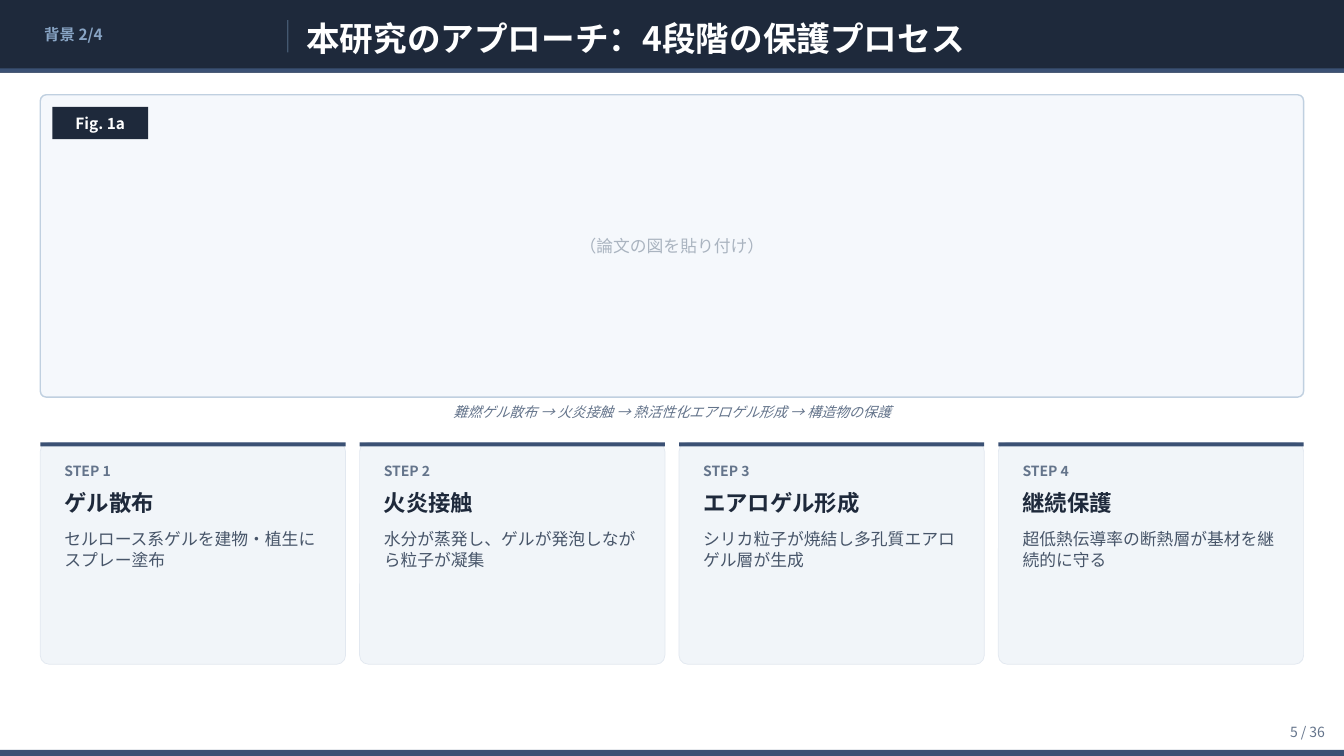
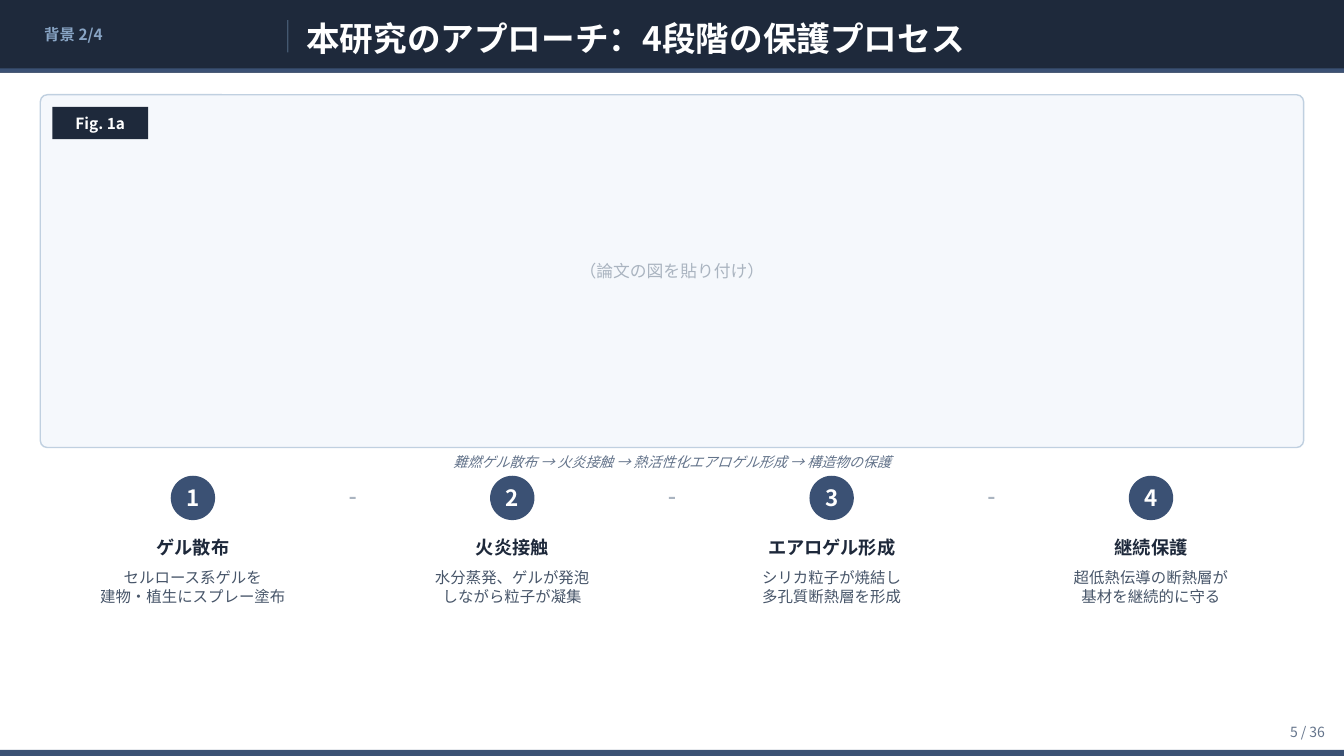
Before and after one commit to ytaisei0525-design/my-first-claude, a slide deck: slide 5 of slides.pptx. Drawn at 1344x756 pixels with LibreOffice and Linux fonts; fonts in the diff are those of the drawing. Boxes give left, top, right and bottom in pixels: in the first picture for what was removed or moved away, otherwise in the second. Text is boxed around its words. In the diff, an @@ line names an element or a change of style, - is before the commit and + after.

```diff
--- a/slides.pptx
+++ b/slides.pptx
@@ text "（論文の図を貼り付け）": place and size @@
-text "（論文の図を貼り付け）" at [580, 238, 765, 253]
+text "（論文の図を貼り付け）" at [580, 263, 765, 278]
@@ rounded rectangle: place and size @@
-rounded rectangle at [40, 95, 1304, 397]
+rounded rectangle at [40, 95, 1304, 448]
@@ rectangle removed at [40, 443, 346, 447] @@
@@ rectangle removed at [360, 443, 665, 447] @@
@@ rectangle removed at [680, 443, 985, 447] @@
@@ rectangle removed at [998, 443, 1304, 447] @@
@@ text "難燃ゲル散布 → 火炎接触 → 熱活性化エアロゲル形成 ...": place and size @@
-text "難燃ゲル散布 → 火炎接触 → 熱活性化エアロゲル形成 ..." at [453, 405, 891, 418]
+text "難燃ゲル散布 → 火炎接触 → 熱活性化エアロゲル形成 ..." at [453, 455, 891, 468]
@@ rounded rectangle: place and size @@
-rounded rectangle at [40, 443, 346, 664]
+rounded rectangle at [170, 476, 215, 520]
@@ rounded rectangle: place and size @@
-rounded rectangle at [360, 443, 665, 664]
+rounded rectangle at [490, 476, 534, 520]
@@ rounded rectangle: place and size @@
-rounded rectangle at [680, 443, 985, 664]
+rounded rectangle at [810, 476, 854, 520]
@@ fill #F1F5F9 to #3B5174; outline #E2E8F0 0.5 pt to none; proportions changed in 4 elements at [490, 476, 534, 520], [170, 476, 215, 520], [810, 476, 854, 520], [1129, 476, 1174, 520] @@
@@ rounded rectangle: place and size @@
-rounded rectangle at [998, 443, 1304, 664]
+rounded rectangle at [1129, 476, 1174, 520]
@@ vertical alignment top to middle in 4 elements at [506, 489, 519, 506], [186, 489, 199, 506], [825, 489, 838, 507], [1144, 489, 1157, 506] @@
@@ text at [186, 489, 199, 506]: text changed; size 10 to 16 pt; text colour #64748B to #FFFFFF @@
-STEP 1
+1
@@ rectangle added at [350, 497, 356, 499], fill #AAB4C0 @@
@@ text at [506, 489, 519, 506]: text changed; size 10 to 16 pt; text colour #64748B to #FFFFFF @@
-STEP 2
+2
@@ rectangle added at [669, 497, 676, 499], fill #AAB4C0 @@
@@ text at [825, 489, 838, 507]: text changed; size 10 to 16 pt; text colour #64748B to #FFFFFF @@
-STEP 3
+3
@@ rectangle added at [988, 497, 994, 499], fill #AAB4C0 @@
@@ text at [1144, 489, 1157, 506]: text changed; size 10 to 16 pt; text colour #64748B to #FFFFFF @@
-STEP 4
+4
@@ text "ゲル散布": place and size @@
-text "ゲル散布" at [64, 492, 153, 513]
+text "ゲル散布" at [157, 538, 230, 556]
@@ text "火炎接触": place and size @@
-text "火炎接触" at [384, 492, 473, 513]
+text "火炎接触" at [476, 538, 549, 556]
@@ text "エアロゲル形成": place and size @@
-text "エアロゲル形成" at [703, 492, 859, 513]
+text "エアロゲル形成" at [768, 538, 895, 556]
@@ size 16 to 13 pt; alignment left to centre in 4 elements at [157, 538, 230, 556], [476, 538, 549, 556], [768, 538, 895, 556], [1115, 535, 1188, 559] @@
@@ text "継続保護": place and size @@
-text "継続保護" at [1023, 488, 1112, 516]
+text "継続保護" at [1115, 535, 1188, 559]
@@ text at [100, 570, 285, 604]: text changed; size 12 to 11 pt @@
-セルロース系ゲルを建物・植生にスプレー塗布
+セルロース系ゲルを
+建物・植生にスプレー塗布
@@ text at [435, 570, 589, 603]: text changed; size 12 to 11 pt @@
-水分が蒸発し、ゲルが発泡しながら粒子が凝集
+水分蒸発、ゲルが発泡
+しながら粒子が凝集
@@ text at [762, 570, 901, 604]: text changed; size 12 to 11 pt @@
-シリカ粒子が焼結し多孔質エアロゲル層が生成
+シリカ粒子が焼結し
+多孔質断熱層を形成
@@ text at [1074, 570, 1228, 603]: text changed; size 12 to 11 pt @@
-超低熱伝導率の断熱層が基材を継続的に守る
+超低熱伝導の断熱層が
+基材を継続的に守る
```
Also in this commit, not shown: 3 other slides changed, 3 other files.
